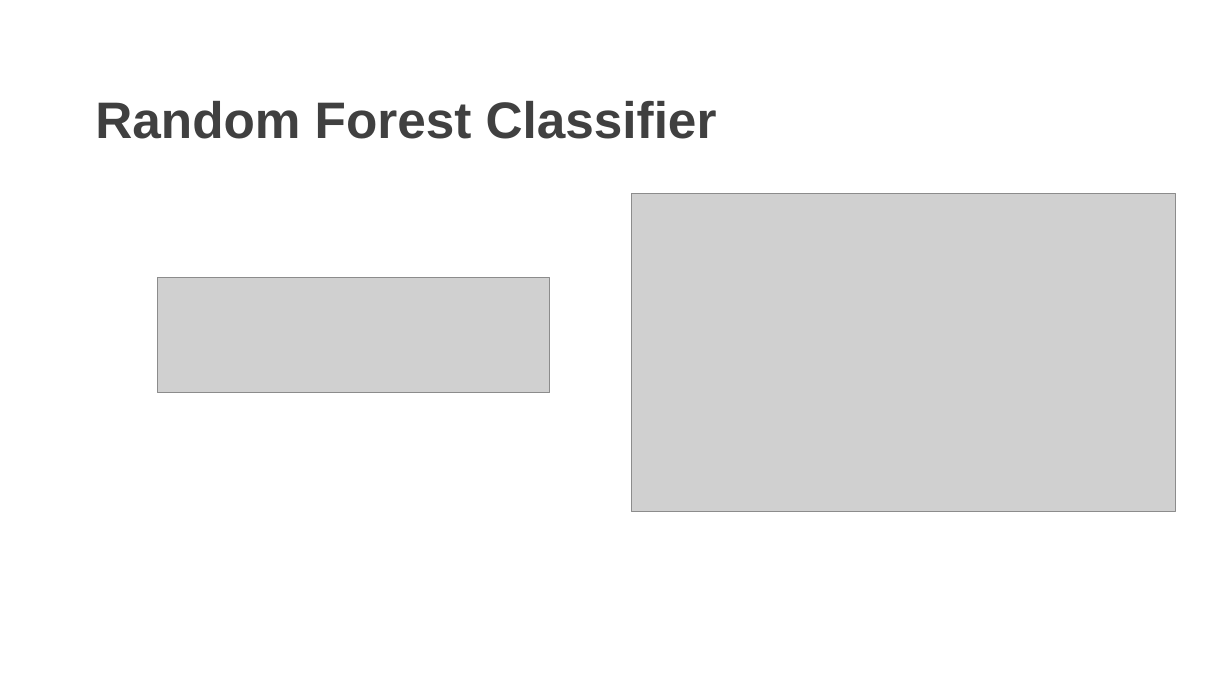
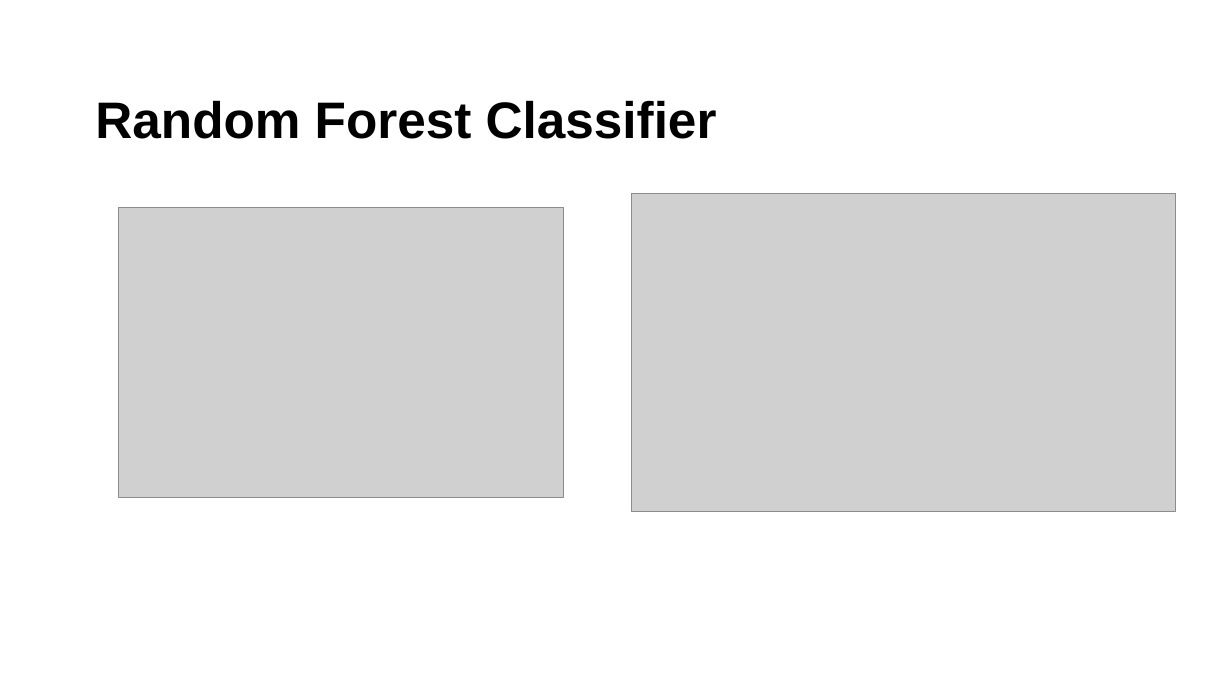
Before and after one commit to orangekim28/Team5_DataMining6103, a slide deck: slide 8 of Data_Mining_Team5.pptx. Drawn at 1232x693 pixels with LibreOffice and Linux fonts; fonts in the diff are those of the drawing; grey boxes stand for pictures; background and template pictures are left out. Boxes give left, top, right and bottom in pixels: in the first picture for what was removed or moved away, otherwise in the second. Text is boxed around its words. In the diff, an @@ line names an element or a change of style, - is before the commit and + after.

```diff
--- a/Data_Mining_Team5.pptx
+++ b/Data_Mining_Team5.pptx
@@ title "Random Forest Classifier" at [95,100,717,139]: text colour #404040 to #000000 @@
@@ picture added at [118,207,564,497] @@
@@ picture removed at [157,277,550,393] @@
```
Also in this commit, not shown: 8 slides added.
